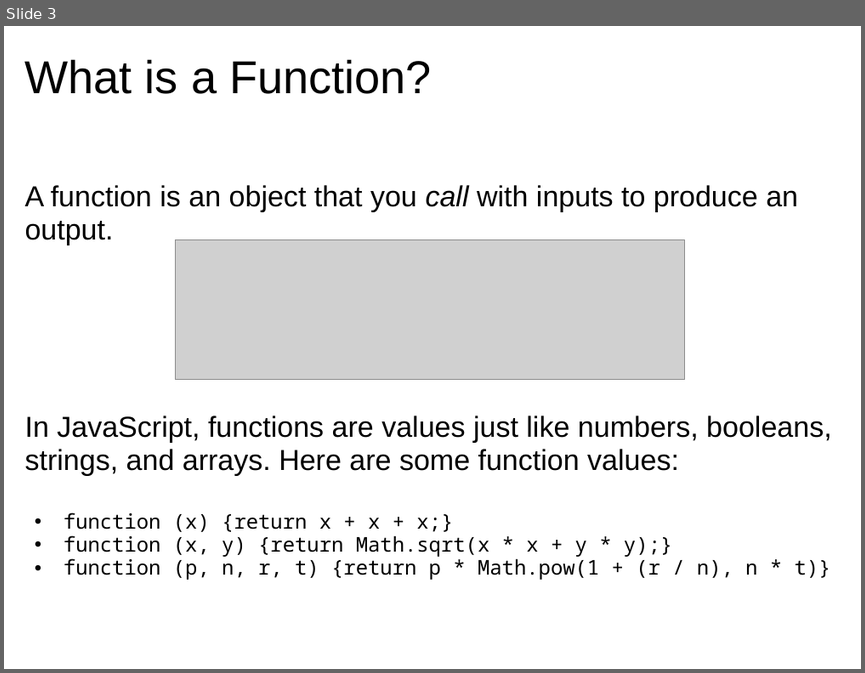
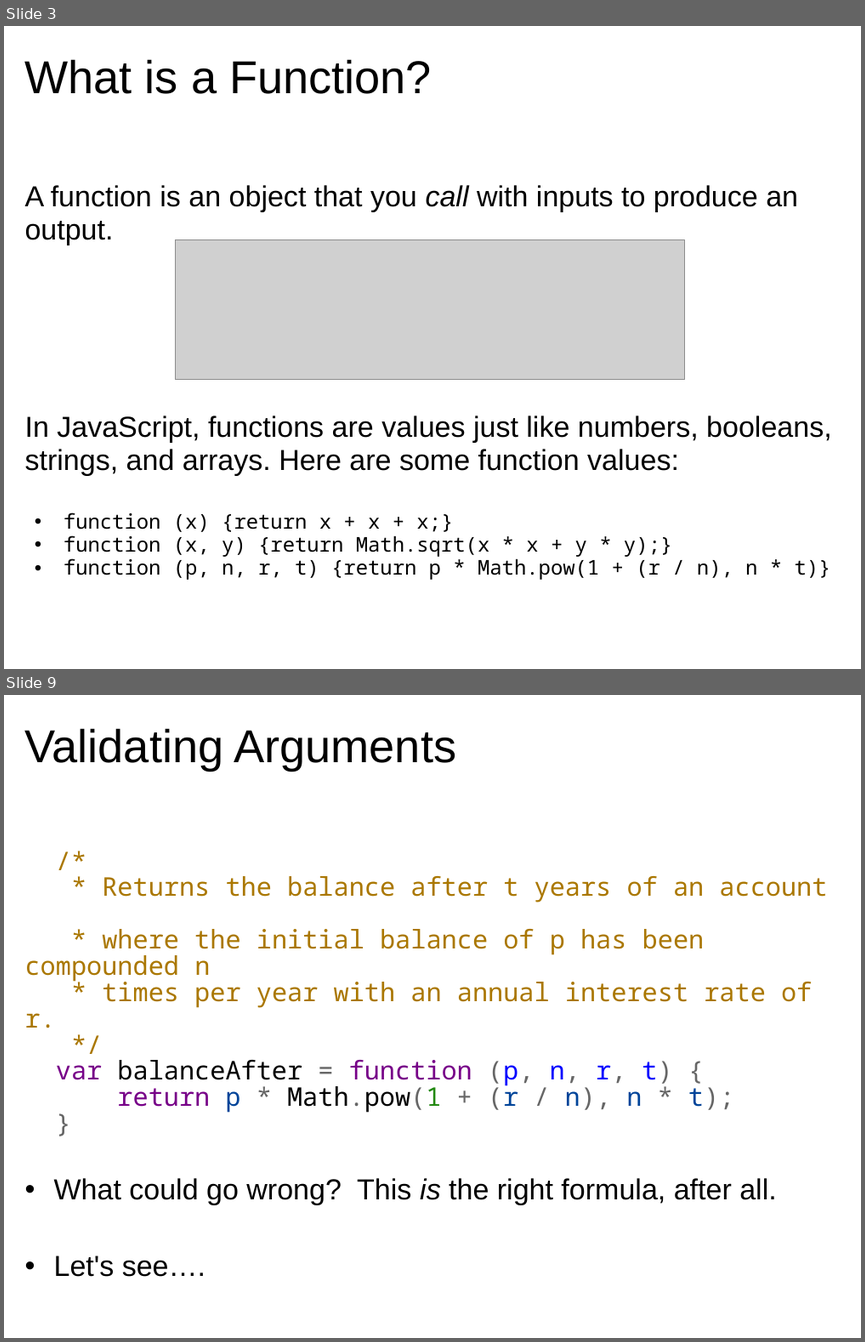
Before and after one commit to dondi/javascript-book, a slide deck: presentations/Chapter_5_Presentation.ppt. Shown one above the other, each under a label of ours: slide 3 before the commit, slides 3 and 9 after it; the slides between them are not shown. The pictures are 865x673 and 865x1342 pixels, drawn with LibreOffice and Linux fonts; fonts in the diff are those of the drawing; grey boxes stand for pictures; background and template pictures are left out. Boxes give left, top, right and bottom in pixels: in the first picture for what was removed or moved away, otherwise in the second. Text is boxed around its words. In the diff, an @@ line names an element or a change of style, - is before the commit and + after.

```diff
--- a/presentations/Chapter_5_Presentation.ppt
+++ b/presentations/Chapter_5_Presentation.ppt
@@ slide 9 added at (x1=4, y1=695, x2=861, y2=1338), background picture (left out) @@
@@ title added at (x1=25, y1=728, x2=456, y2=771), 43 pt, text #000000 @@
+Validating Arguments
@@ text added at (x1=25, y1=876, x2=827, y2=1276), 24 pt, text #AA7700 @@
+  /*
+  * Returns the balance after t years of an account
+  * where the initial balance of p has been compounded n
+  * times per year with an annual interest rate of r.
+  */
+  var balanceAfter = function (p, n, r, t) {
+  return p * Math.pow(1 + (r / n), n * t);
+  }
+• What could go wrong? This is the right formula, after all.
+• Let's see….
```
Also in this commit, not shown: 6 slides changed, 38 other slides added.
